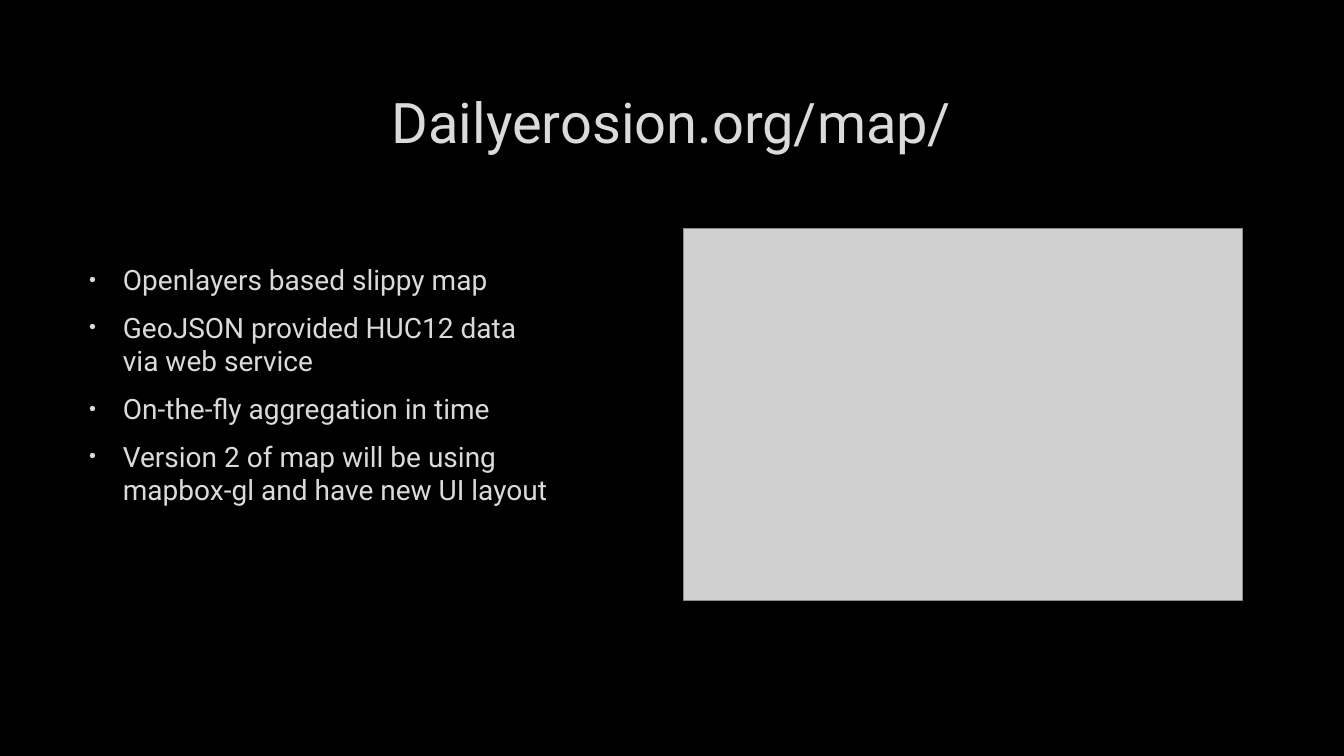
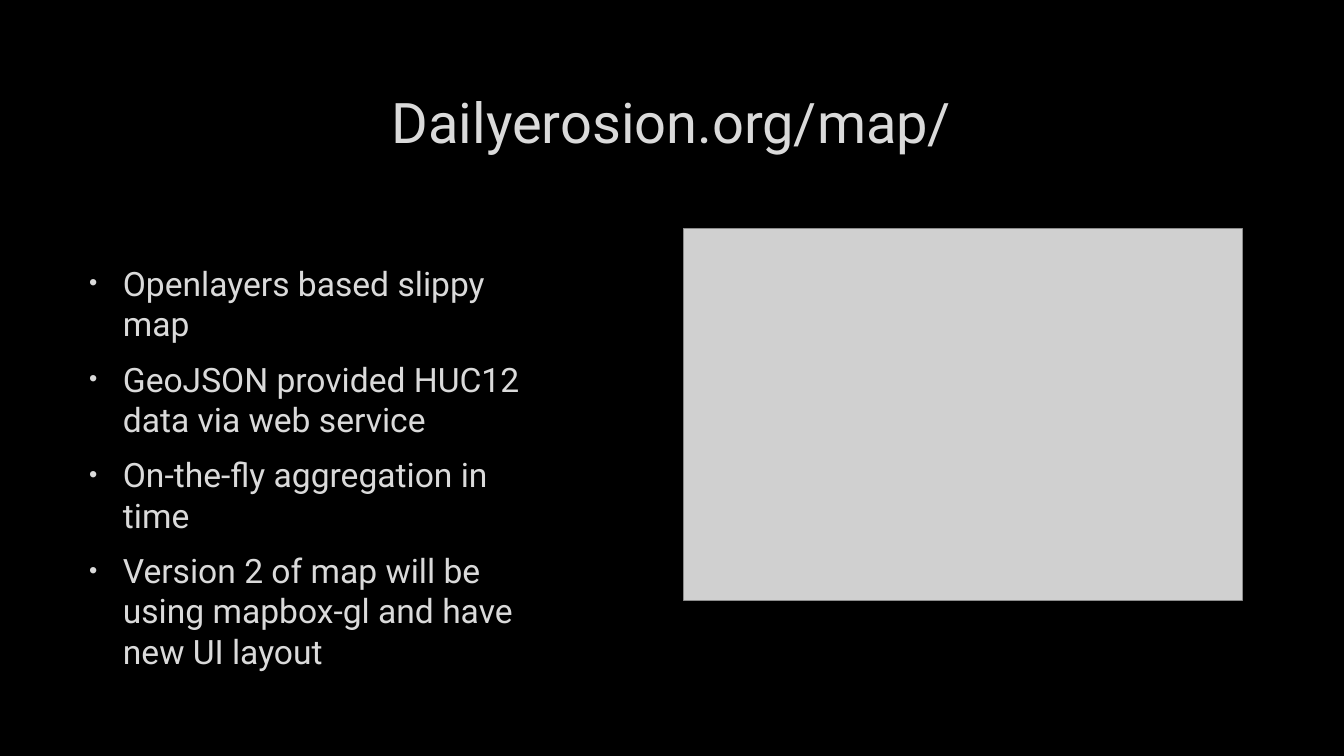
Before and after one commit to akrherz/akrherz, a slide deck: slide 10 of presentations/191126_isa/DEP-Herzmann.pptx. Drawn at 1344x756 pixels with LibreOffice and Linux fonts; fonts in the diff are those of the drawing; grey boxes stand for pictures; background and template pictures are left out. Boxes give left, top, right and bottom in pixels: in the first picture for what was removed or moved away, otherwise in the second. Text is boxed around its words. In the diff, an @@ line names an element or a change of style, - is before the commit and + after.

```diff
--- a/presentations/191126_isa/DEP-Herzmann.pptx
+++ b/presentations/191126_isa/DEP-Herzmann.pptx
@@ text "Openlayers based slippy map" at (x1=123, y1=270, x2=519, y2=671): size 20 to 24 pt @@
```
Also in this commit, not shown: 4 other slides changed.
